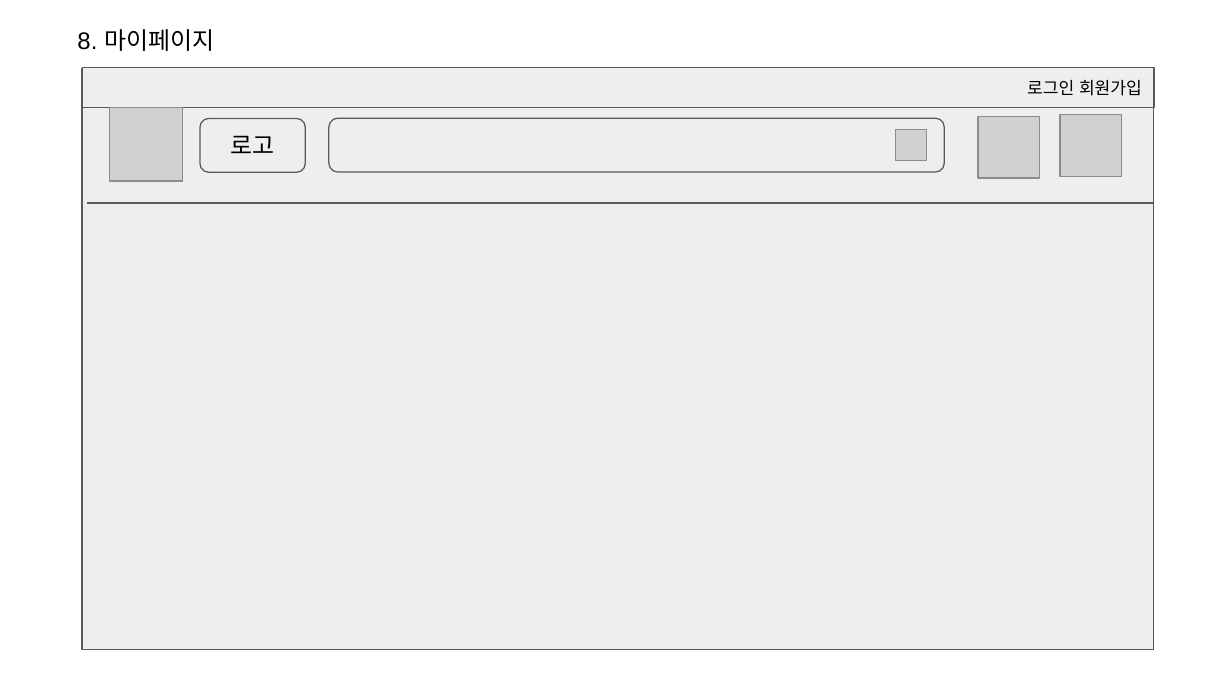
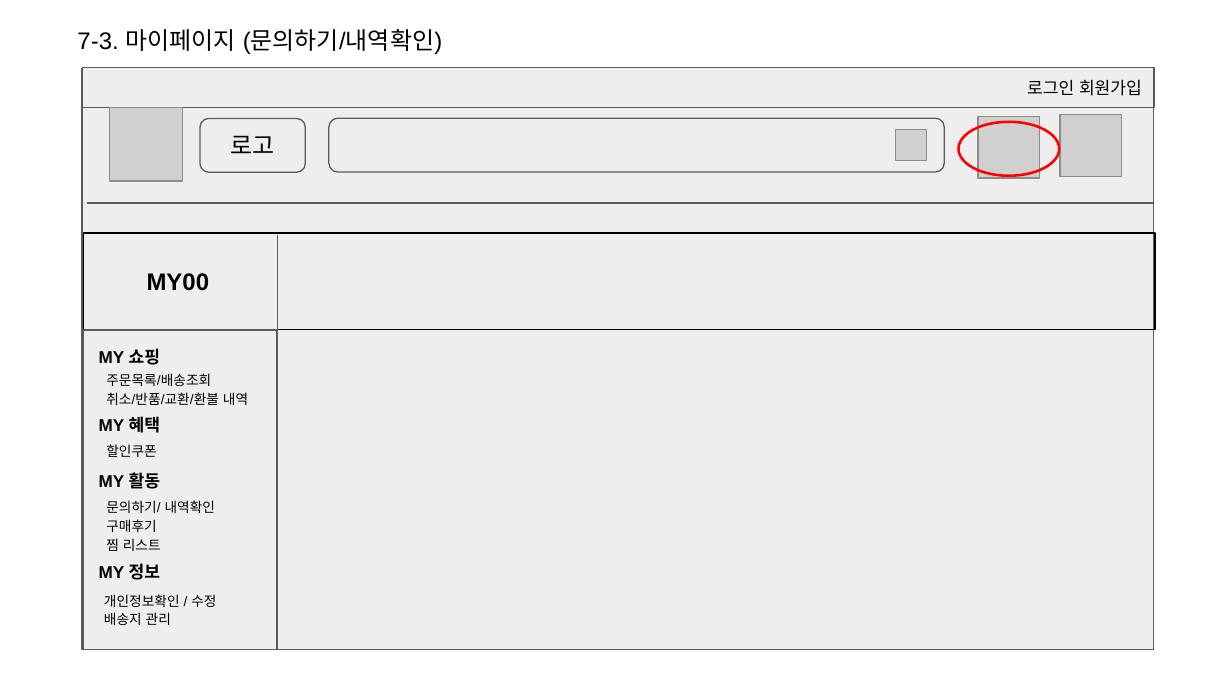
Before and after one commit to smileeeey/DDoreka, a slide deck: slide 27 of doc/공통 프로젝트(쇼핑몰).pptx (slide 12 before the commit). Drawn at 1232x693 pixels with LibreOffice and Linux fonts; fonts in the diff are those of the drawing; grey boxes stand for pictures. Boxes give left, top, right and bottom in pixels: in the first picture for what was removed or moved away, otherwise in the second. Text is boxed around its words. In the diff, an @@ line names an element or a change of style, - is before the commit and + after.

```diff
--- a/doc/공통 프로젝트(쇼핑몰).pptx
+++ b/doc/공통 프로젝트(쇼핑몰).pptx
@@ text at bbox=[77, 29, 443, 54]: text changed @@
-8. 마이페이지
+7-3. 마이페이지 (문의하기/내역확인)
@@ ellipse added at bbox=[958, 122, 1060, 176], outline #FF0000 1.5 pt @@
@@ rectangle added at bbox=[84, 233, 1156, 330], outline #000000 0.75 pt @@
@@ line added from (277, 235) to (277, 331), #595959 0.75 pt @@
@@ text added at bbox=[147, 273, 210, 291], 14 pt, text #000000, bold @@
+MY00
@@ rectangle added at bbox=[84, 330, 277, 649], fill #EEEEEE, outline #595959 0.75 pt @@
@@ text added at bbox=[99, 348, 160, 365], 10 pt, text #000000, bold @@
+MY 쇼핑
@@ text added at bbox=[106, 373, 248, 405], 8 pt, text #000000 @@
+주문목록/배송조회
+취소/반품/교환/환불 내역
@@ text added at bbox=[99, 416, 160, 433], 10 pt, text #000000, bold @@
+MY 혜택
@@ text added at bbox=[106, 444, 156, 457], 8 pt, text #000000 @@
+할인쿠폰
@@ text added at bbox=[99, 472, 160, 489], 10 pt, text #000000, bold @@
+MY 활동
@@ text added at bbox=[106, 500, 215, 551], 8 pt, text #000000 @@
+문의하기/ 내역확인
+구매후기
+찜 리스트
@@ text added at bbox=[99, 563, 160, 580], 10 pt, text #000000, bold @@
+MY 정보
@@ text added at bbox=[104, 594, 216, 625], 8 pt, text #000000 @@
+개인정보확인 / 수정
+배송지 관리
```
Also in this commit, not shown: 11 other slides changed, 17 slides added, 4 other files.
